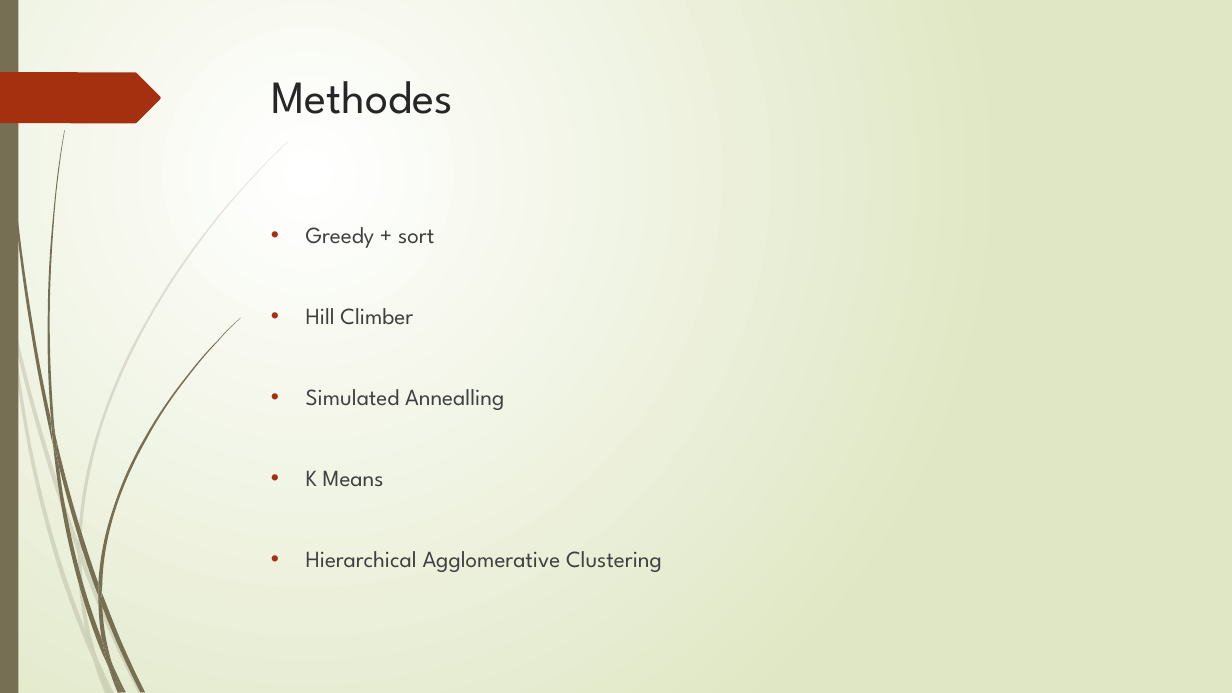
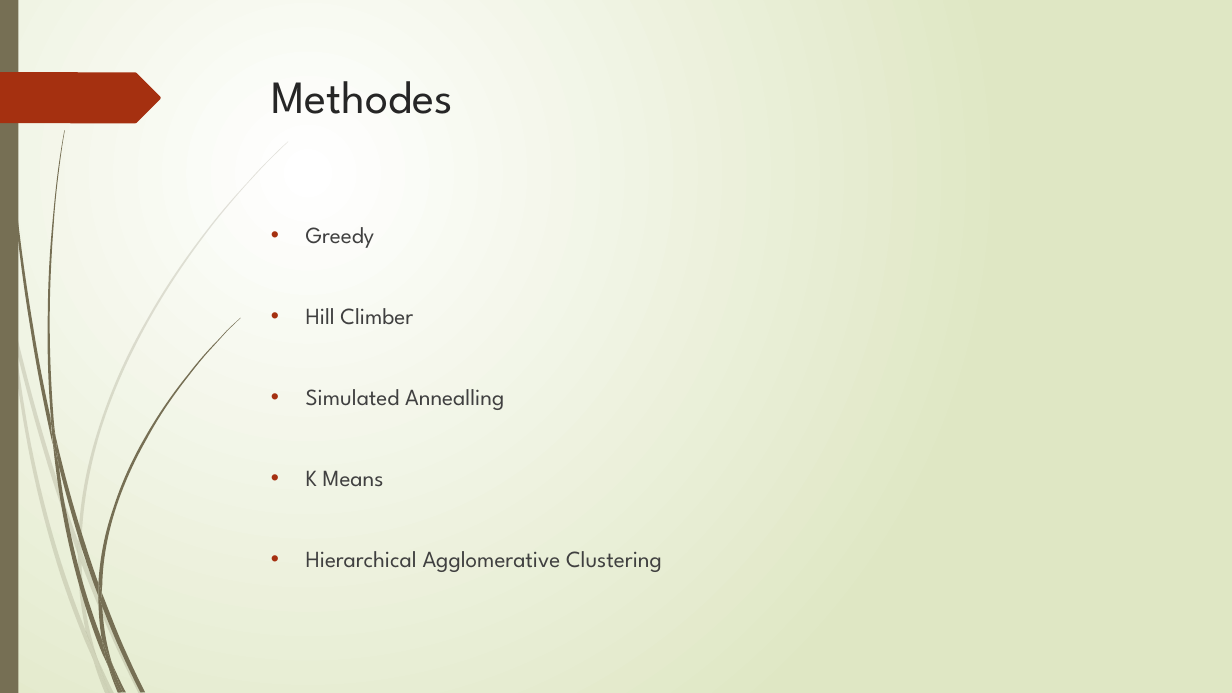
Before and after one commit to broekm006/SmartGrid, a slide deck: slide 5 of Final_V2.pptx. Drawn at 1232x693 pixels with LibreOffice and Linux fonts; fonts in the diff are those of the drawing. Boxes give left, top, right and bottom in pixels: in the first picture for what was removed or moved away, otherwise in the second. Text is boxed around its words. In the diff, an @@ line names an element or a change of style, - is before the commit and + after.

```diff
--- a/Final_V2.pptx
+++ b/Final_V2.pptx
@@ text at (306,227,375,248): text changed @@
-• Greedy + sort
+• Greedy
```
Also in this commit, not shown: 9 other slides changed.
